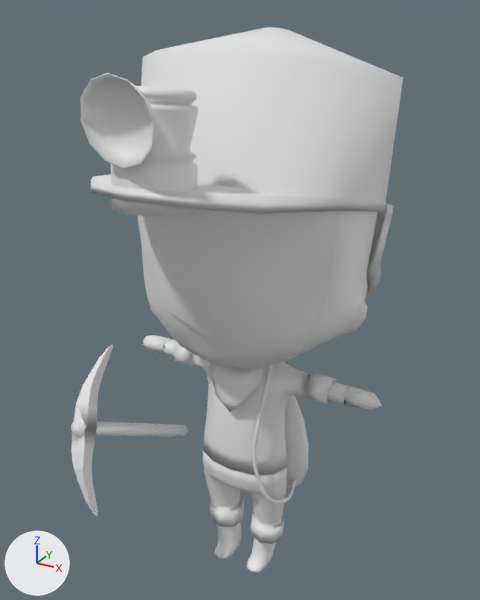
An edit to the FBX model Assets/3DModels/Character/character_base.fbx, drawn before and after from the same camera.
One viewpoint serves both versions: a 50 mm lens placed at (3.97, -7.57, 8.21), pointed at (-0.18, -0.04, 4.44). The axes (+X, +Y, +Z) are drawn at lower left. The lights are the same throughout. Materials are left out; every surface is plain grey. Where no turn or scale is listed for an object, it has been applied to the vertices. Vertices at the same position are counted once.

The first picture shows 'Bag', 'Body', 'Body.001', 'Body.003', 'Cap', 'Lantern', 'Lantern_bulb', 'Pants', 'Pickaxe', 'Pickaxe_stick', 'Scarf', 'Shirt'.
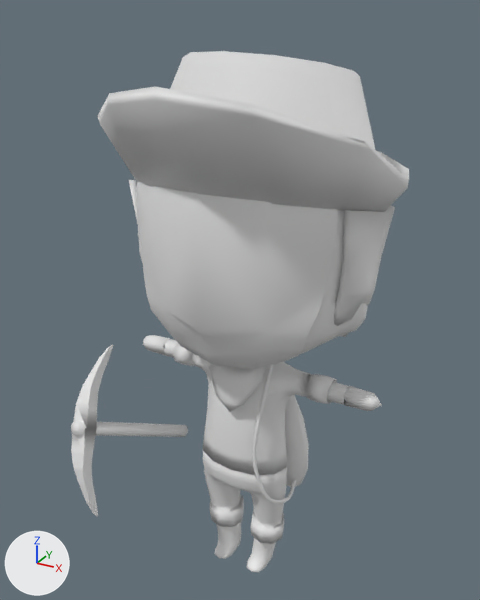
Where the newer file only moved an object's origin or applied its transform, the numbers keep the older frame.

Location of each change, (x1, y1, x2, y2) in pixels of the pictures (480 x 600 px):
'Cap', reshaped, moved (14% shorter): before (90, 27, 403, 214); after (97, 51, 409, 212)
'Lantern', deleted: before (110, 86, 198, 217)
'Lantern_bulb', deleted: before (80, 73, 155, 168)
'Body.001', reshaped, moved: before (366, 203, 393, 296); after (129, 180, 395, 337)
part 2 of me_cylinder_009, added: after (97, 51, 409, 212)
part 3 of me_cylinder_009, deleted: before (90, 27, 403, 214)

What the commit changed:
me_cylinder_009 is used by ob_cap; location (0.0, 0.13, 3.22).
me_cylinder_009 had 116 vertices, 106 faces and spanned x -1.7..1.7, y -2.77..1.88, z 2.37..4.77.
me_cylinder_009 now has 144 vertices, 134 faces and spans x -1.94..1.92, y -0.76..3.75, z -1.57..0.61.
me_cylinder_009 part 2: 144 vertices added at x -1.94..1.92, y -0.76..3.75, z -1.57..0.61.
me_cylinder_009 part 3: 116 vertices removed from x -1.7..1.7, y -2.77..1.88, z 2.37..4.77.
me_cylinder_013 is used by ob_body_001; location (0.05, 0.99, 4.99).
me_cylinder_013 had 52 vertices, 60 faces and spanned x -1.74..1.74, y -0.87..0.93, z -0.72..0.91.
me_cylinder_013 now has 92 vertices, 110 faces and spans x -1.72..1.73, y -1.55..0.94, z -1.04..1.13.
me_cylinder_013 part 1: the whole mesh is rebuilt.
Object 'Cap' (ob_cap) moves from (0.0, 0.13, 3.22) to (0.01, -1.33, 7.16).
Object 'Body.001' (ob_body_001) moves from (0.05, 0.99, 4.99) to (0.0, 0.93, 4.99).
Object 'Lantern' (ob_lantern) is deleted.
Object 'Lantern_bulb' (ob_lantern_bulb) is deleted.
